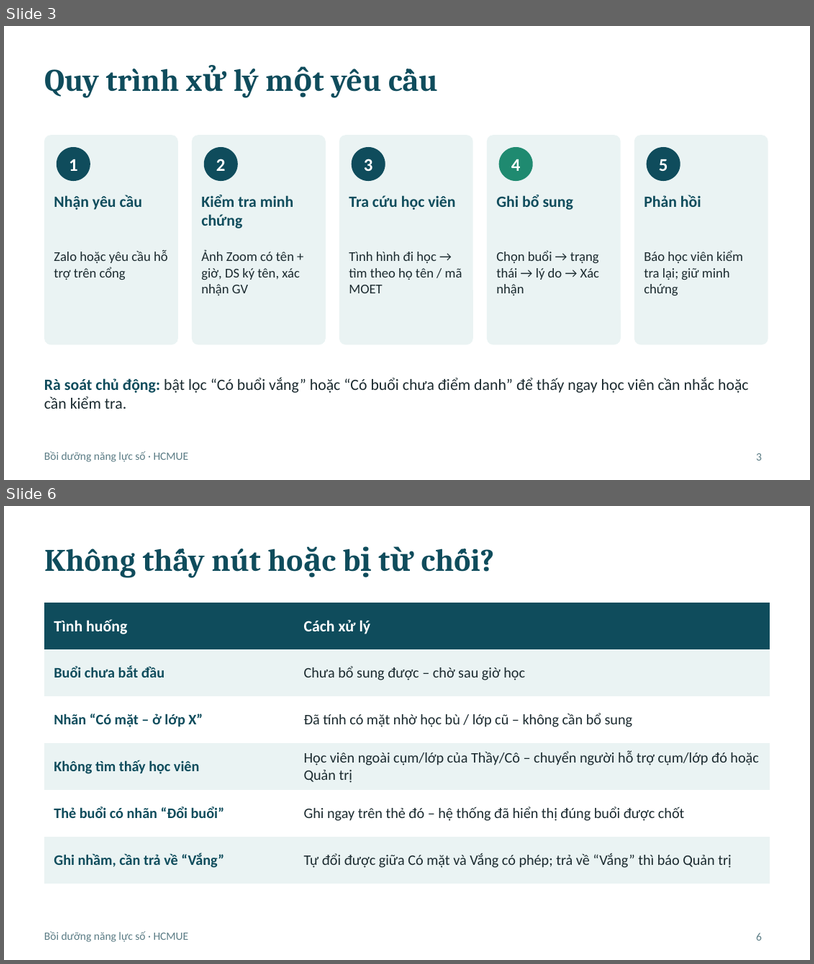
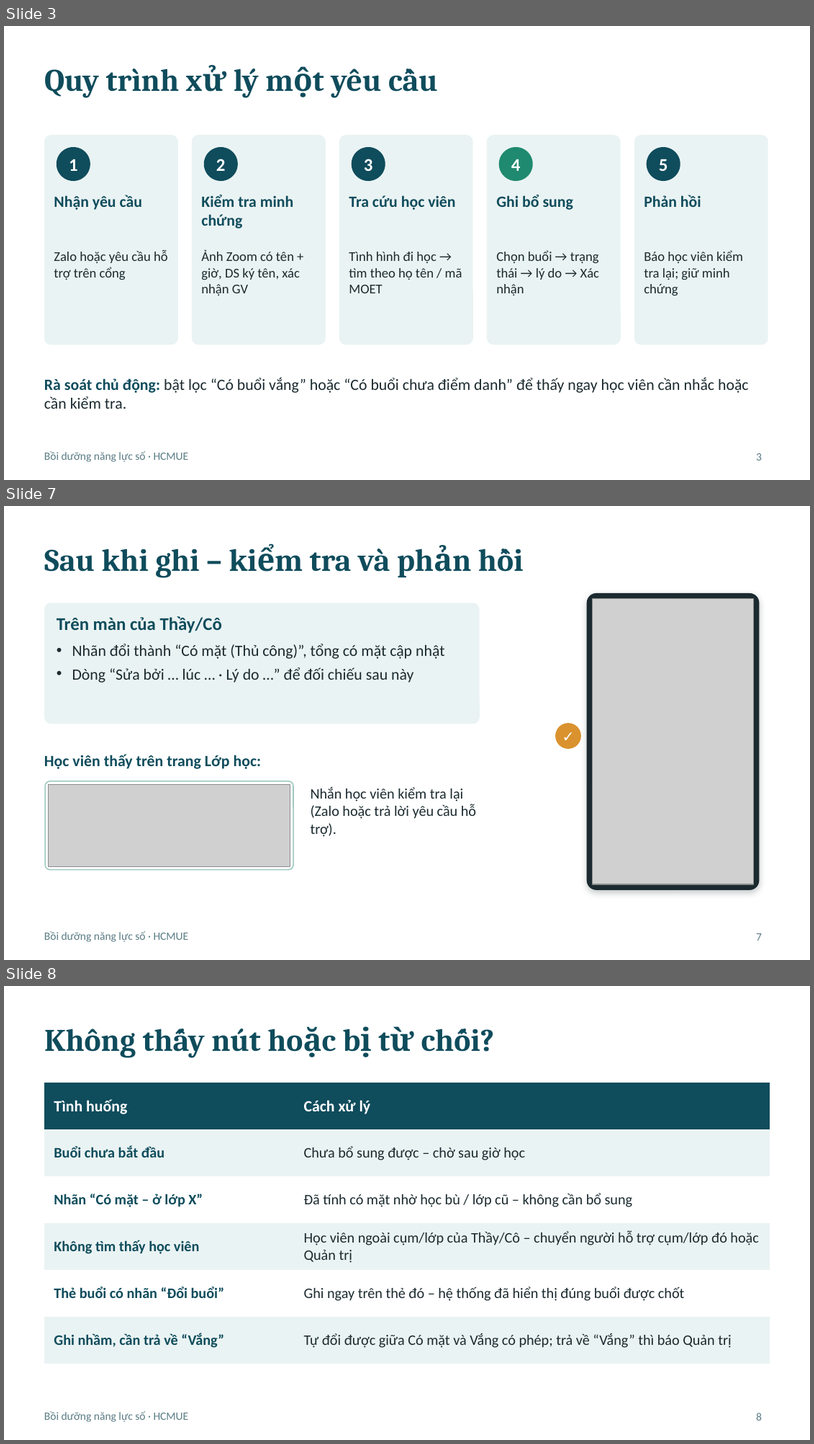
Before and after one commit to thienvo2111/thong-tin-hoc-vien, a slide deck: docs/huong-dan-diem-danh-bo-sung-ho-tro.pptx. Shown one above the other, each under a label of ours: slides 3 and 6 before the commit, slides 3, 7 and 8 after it; the slides between them are not shown. The pictures are 814x964 and 814x1444 pixels, drawn with LibreOffice and Linux fonts; fonts in the diff are those of the drawing; grey boxes stand for pictures. Boxes give left, top, right and bottom in pixels: in the first picture for what was removed or moved away, otherwise in the second. Text is boxed around its words. In the diff, an @@ line names an element or a change of style, - is before the commit and + after.

```diff
--- a/docs/huong-dan-diem-danh-bo-sung-ho-tro.pptx
+++ b/docs/huong-dan-diem-danh-bo-sung-ho-tro.pptx
@@ slide 7 added at (x1=4, y1=506, x2=810, y2=960), background #FFFFFF; not listed: 1 template element that a slide beside it also shows @@
@@ title added at (x1=44, y1=548, x2=391, y2=578), 28 pt, text #0F4C5C, bold @@
+Sau khi ghi – kiểm tra và phản hồi
@@ rounded rectangle added at (x1=44, y1=602, x2=480, y2=723), fill #EAF3F3 @@
@@ rounded rectangle added at (x1=587, y1=593, x2=759, y2=890), fill #1B2A2F @@
@@ picture added at (x1=593, y1=599, x2=754, y2=884) @@
@@ text added at (x1=57, y1=616, x2=445, y2=682), 14 pt, text #1B2A2F @@
+Trên màn của Thầy/Cô
+• Nhãn đổi thành “Có mặt (Thủ công)”, tổng có mặt cập nhật
+• Dòng “Sửa bởi … lúc … · Lý do …” để đối chiếu sau này
@@ ellipse added at (x1=556, y1=723, x2=581, y2=749), fill #D9922E @@
@@ text added at (x1=556, y1=723, x2=581, y2=749), 13 pt, text #FFFFFF, bold @@
+✓
@@ text added at (x1=44, y1=754, x2=262, y2=769), 14 pt, text #0F4C5C, bold @@
+Học viên thấy trên trang Lớp học:
@@ rounded rectangle added at (x1=45, y1=781, x2=293, y2=870), fill #FFFFFF, outline #9DC9C0 1 pt @@
@@ picture added at (x1=49, y1=784, x2=291, y2=867) @@
@@ text added at (x1=311, y1=787, x2=476, y2=836), 13 pt, text #1B2A2F @@
+Nhắn học viên kiểm tra lại (Zalo hoặc trả lời yêu cầu hỗ trợ).
@@ page number added at (x1=756, y1=933, x2=762, y2=940), 10 pt, text #5B7C85 @@
+7
@@ what was slide 6 is now slide 8 @@
@@ page number at (x1=756, y1=1412, x2=762, y2=1420): text changed @@
-6
+8
```
Also in this commit, not shown: 3 slides changed, 1 other slide added, 1 other file.
